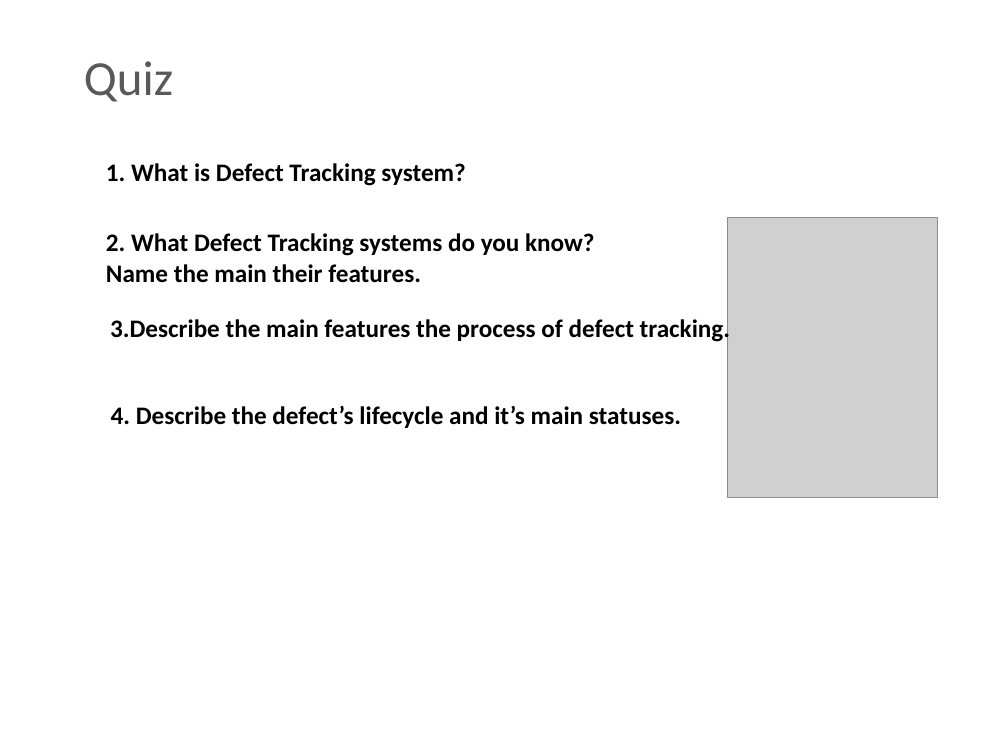
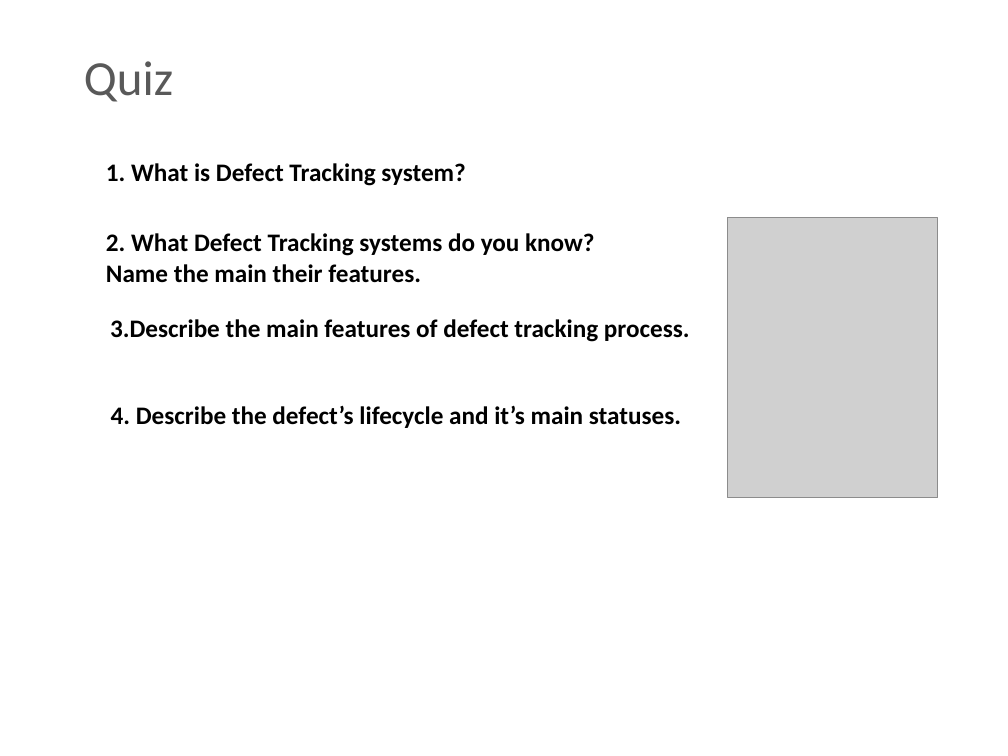
Before and after one commit to BigRacer/swtesting, a slide deck: slide 24 of 3.Defects/Defects.pptx. Drawn at 1008x756 pixels with LibreOffice and Linux fonts; fonts in the diff are those of the drawing; grey boxes stand for pictures; background and template pictures are left out. Boxes give left, top, right and bottom in pixels: in the first picture for what was removed or moved away, otherwise in the second. Text is boxed around its words. In the diff, an @@ line names an element or a change of style, - is before the commit and + after.

```diff
--- a/3.Defects/Defects.pptx
+++ b/3.Defects/Defects.pptx
@@ text at [110,319,690,342]: text changed @@
-3.Describe the main features the process of defect tracking.
+3.Describe the main features of defect tracking process.
```
Also in this commit, not shown: 3 other slides changed.
